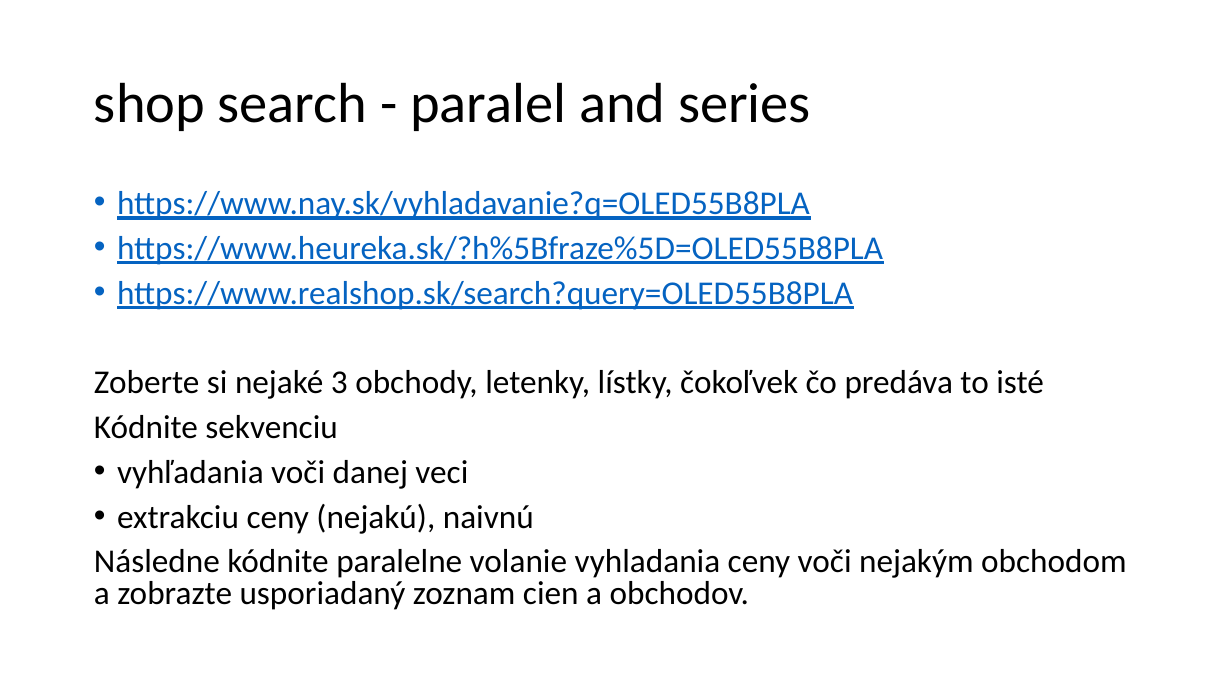
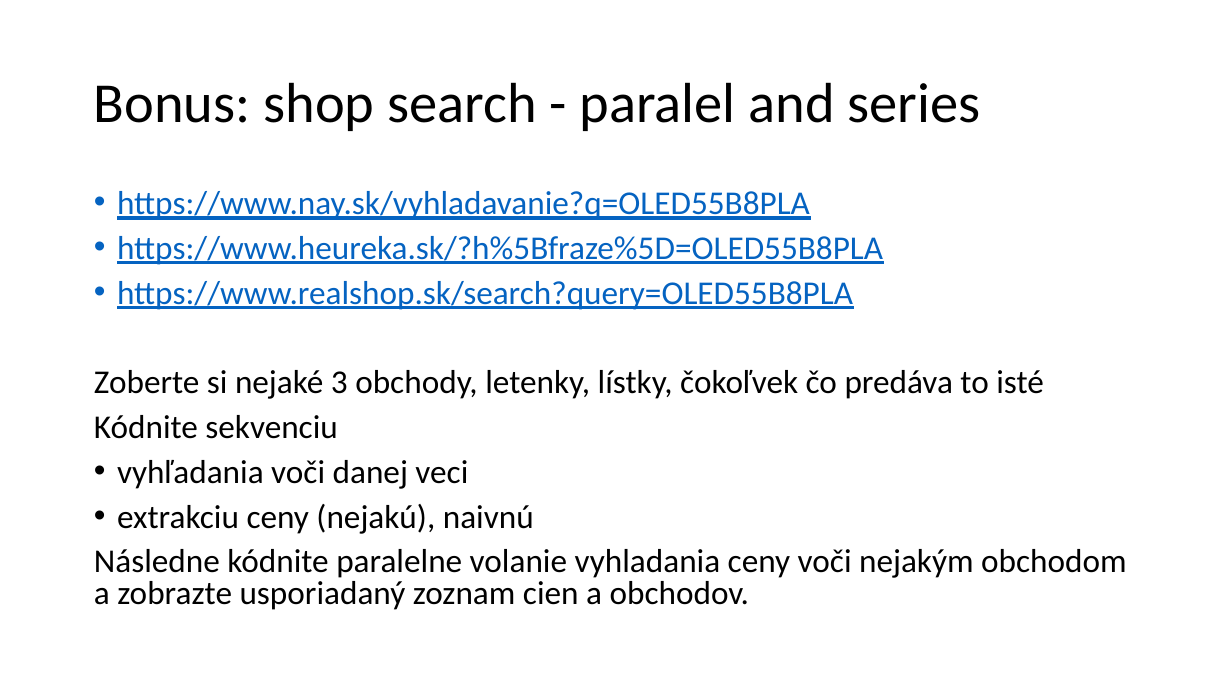
Before and after one commit to yimejky/wawjs, a slide deck: slide 8 of 09-cvicenie/cvicenie09.pptx (slide 7 before the commit). Drawn at 1232x693 pixels with LibreOffice and Linux fonts; fonts in the diff are those of the drawing. Boxes give left, top, right and bottom in pixels: in the first picture for what was removed or moved away, otherwise in the second. Text is boxed around its words. In the diff, an @@ line names an element or a change of style, - is before the commit and + after.

```diff
--- a/09-cvicenie/cvicenie09.pptx
+++ b/09-cvicenie/cvicenie09.pptx
@@ title at (94,82,981,131): text changed @@
-shop search - paralel and series
+Bonus: shop search - paralel and series
```
Also in this commit, not shown: 4 other slides changed, 1 slide added, 15 other files.
